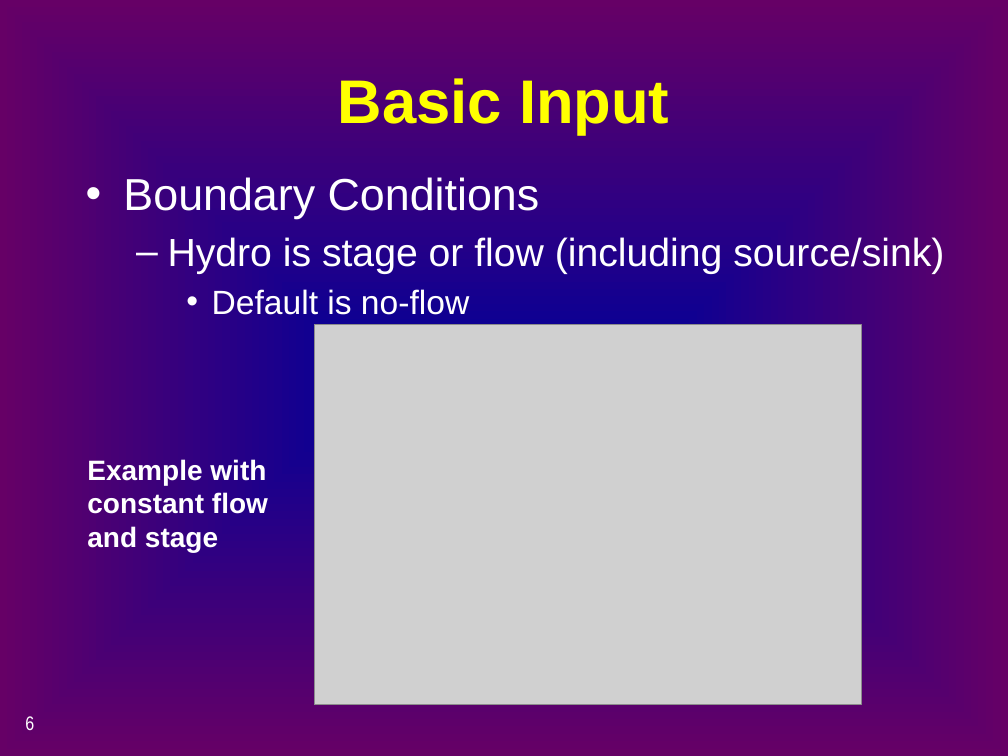
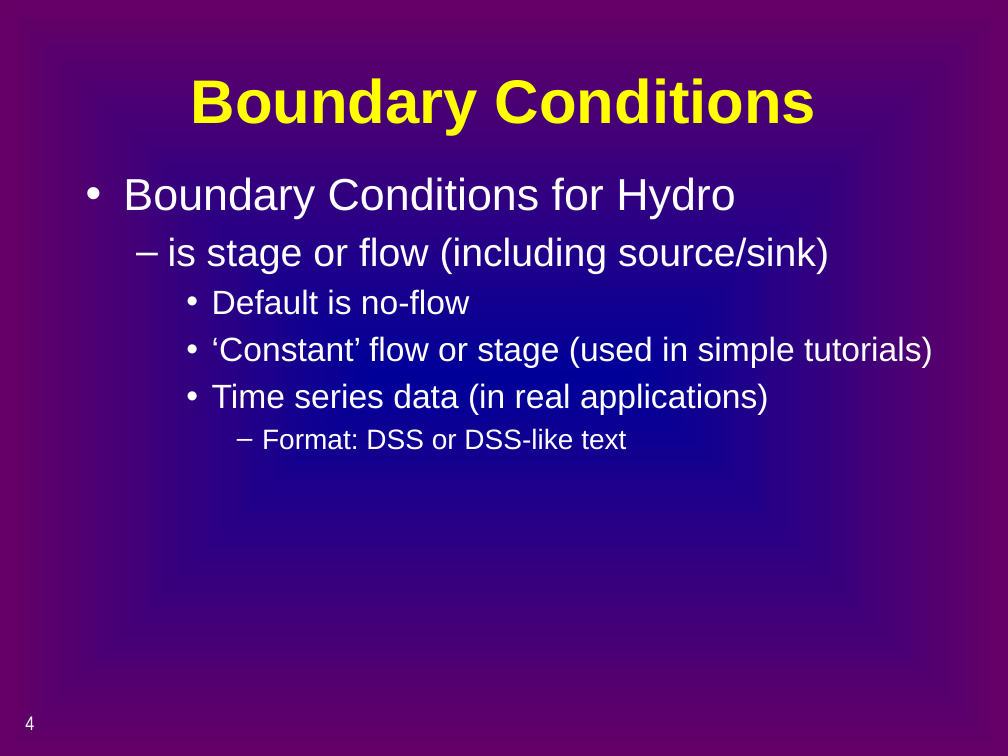
Before and after one commit to CADWRDeltaModeling/dsm2, a slide deck: slide 4 of dsm2/presentations/p4_simulation_data.pptx (slide 6 before the commit). Drawn at 1008x756 pixels with LibreOffice and Linux fonts; fonts in the diff are those of the drawing; grey boxes stand for pictures. Boxes give left, top, right and bottom in pixels: in the first picture for what was removed or moved away, otherwise in the second. Text is boxed around its words. In the diff, an @@ line names an element or a change of style, - is before the commit and + after.

```diff
--- a/dsm2/presentations/p4_simulation_data.pptx
+++ b/dsm2/presentations/p4_simulation_data.pptx
@@ title at (191,78,816,135): text changed @@
-Basic Input
+Boundary Conditions
@@ text at (123,177,829,274): text changed @@
-• Boundary Conditions
-  – Hydro is stage or flow (including source/sink)
+• Boundary Conditions for Hydro
+  – is stage or flow (including source/sink)
@@ picture removed at (314,325,862,705) @@
@@ text at (212,336,933,450): paragraphs added @@
+    • ‘Constant’ flow or stage (used in simple tutorials)
+    • Time series data (in real applications)
+      – Format: DSS or DSS-like text
@@ text removed at (87,459,268,552) @@
-Example with
-constant flow
-and stage
@@ page number at (25,716,34,730): text changed @@
-6
+4
```
Also in this commit, not shown: 9 other slides changed, 3 slides added, 6 slides removed.
